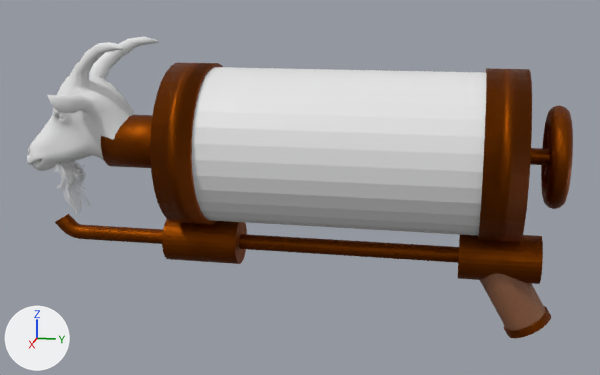
What one commit did to the Blender file Goat/GoatGun.blend.
One viewpoint serves both versions: a 50 mm camera at (2.054, 0.274, 1.209) aimed at (-0.008, -0.138, 0.693). The axes (+X, +Y, +Z) are drawn at lower left. The lights are the same throughout. The picture after the commit comes second.
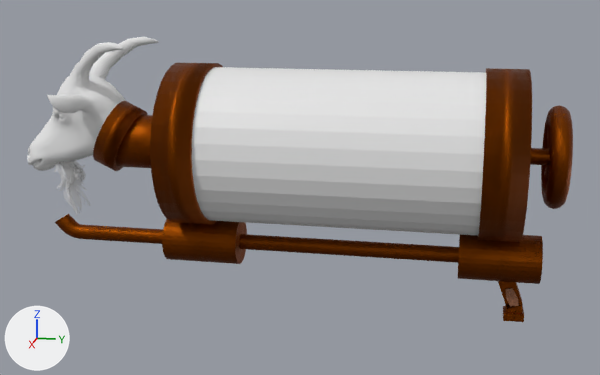
Boxes [x1, y1, x2, y2] around the edits, measured in the pictures (600 x 375 px):
'Cylinder.005', recoloured, shading changed, moved, turned, rescaled: before [480, 273, 546, 331]; after [93, 101, 147, 171]
'Cube.003', added (brown): after [498, 281, 523, 309]
    faces in mat_copper: [498, 281, 523, 309]
    faces in mat_leather: [505, 288, 519, 306]
'Cylinder.008', deleted (brown): before [504, 306, 551, 338]
'Cube.002', added: after [503, 306, 524, 322]
'Cube.001', added: after [505, 304, 523, 314]

Edits to the bpy script that builds the scene:
```text
Add mat_copper_001:
    mat_copper_001 = bpy.data.materials.new('Copper.001')
    # nodes: BsdfPrincipled, Bump, Mapping, Mix, OutputMaterial, TexCoord, TexNoise, TexVoronoi, ValToRGB
    # colours: yellow #bca95e, brown #af601d, black #000000, white #ffffff
Change me_cylinder_005:
    where me_cylinder_005.from_pydata(...)  # 64 vertices, 34 faces; spans x -1.0..1.0, y -1.0..1.0, z -1.0..1.0
    used by ob_cylinder_005; location = (0.0, 0.405, 0.454); rotation_euler = (0.524, 0.0, 0.0), in degrees (30, 0, 0); scale = (0.055, 0.055, 0.1)
    remove me_cylinder_005.materials.append(mat_leather)
    me_cylinder_005 part 1: all faces are now shaded smooth (34 of 34 changed)
    add me_cylinder_005.materials.append(mat_copper_001)
Add me_cube_003:
    me_cube_003.from_pydata(...)  # 38 vertices, 28 faces; spans x -1.09..1.16, y -1.0..1.0, z -1.0..1.0
    # faces by material slot: [14, 14]
    me_cube_003.materials.append(mat_copper)
    me_cube_003.materials.append(mat_leather)
Add me_cube_002:
    me_cube_002.from_pydata(...)  # a box spanning x -1.0..1.0, y -1.0..1.0, z -1.0..1.0
    me_cube_002.materials.append(mat_copper)
Change ob_cylinder_005:
    ob_cylinder_005.location: (0.0, 0.405, 0.454) -> (0.0, -0.624, 0.813)
    ob_cylinder_005.rotation_euler: (0.524, 0.0, 0.0) -> (1.134, 0.0, 0.0)  # degrees (30, 0, 0) -> degrees (65, 0, 0)
    ob_cylinder_005.scale: (0.055, 0.055, 0.1) -> (0.085, 0.09, 0.03)
Remove ob_cylinder_008:
    ob_cylinder_008 = bpy.data.objects.new('Cylinder.008', me_cylinder_008)
    ob_cylinder_008.location = (0.0, 0.453, 0.371)
    ob_cylinder_008.rotation_euler = (0.524, 0.0, 0.0)  # degrees (30, 0, 0)
    ob_cylinder_008.scale = (0.06, 0.06, 0.01)
Add ob_cube_003:
    ob_cube_003 = bpy.data.objects.new('Cube.003', me_cube_003)
    ob_cube_003.location = (0.0, 0.405, 0.454)
    ob_cube_003.rotation_euler = (0.349, 0.0, 0.0)  # degrees (20, 0, 0)
    ob_cube_003.scale = (0.02, 0.02, 0.04)
Add ob_cube_002:
    ob_cube_002 = bpy.data.objects.new('Cube.002', me_cube_002)
    ob_cube_002.location = (0.0, 0.418, 0.39)
    ob_cube_002.scale = (0.025, 0.025, 0.01)
Add ob_cube_001:
    ob_cube_001 = bpy.data.objects.new('Cube.001', me_cube_002.copy())
    ob_cube_001.location = (0.0, 0.418, 0.404)
    ob_cube_001.scale = (0.02, 0.02, 0.02)
```
